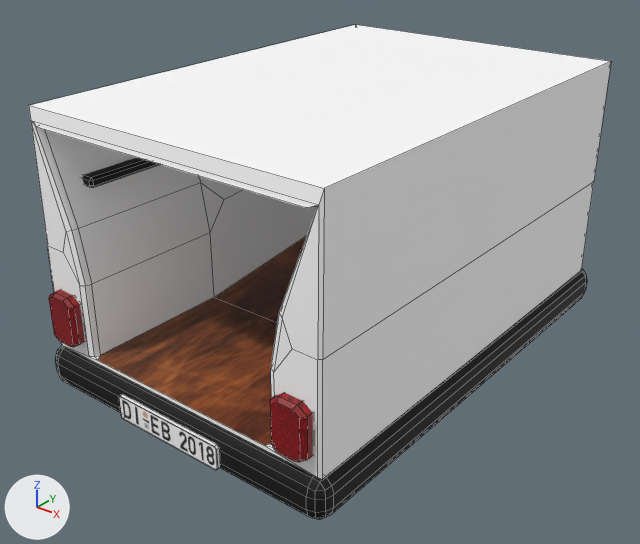
The FBX model Assets/Meshes/transporter.fbx as it was, and as the next commit left it.
One viewpoint serves both versions: a camera (50 mm lens) standing at (0.1398, -0.1439, 0.133) and looking at (-0.001, 0.0321, 0.0238). Lighting does not change. The marker at lower left points along +X, +Y and +Z. Mesh edges are drawn as thin lines. Where no turn or scale is listed for an object, it has been applied to the vertices.

The scene before the commit, as lines of its bpy script (objects in view):
```python
mat_kennzeichentex = principled_material('kennzeichenTex')
mat_kennzeichentex.texture = img_kennzeichen_png  # with its transparency
me_mesh = bpy.data.meshes.new('Mesh')
me_mesh.from_pydata(...)  # 292 vertices, 278 faces; spans x -0.0475..0.0475, y -0.0703..0.0703, z -0.039..0.039
# faces by material slot: [150, 52, 72, 1, 2, 1]
me_mesh.materials.append(mat_schwarz)  # black #000000
me_mesh.materials.append(mat_ruecklicht)  # picture img_rücklicht_jpg
me_mesh.materials.append(mat_autowaende)  # white #ffffff
me_mesh.materials.append(mat_kennzeichentex)  # picture img_kennzeichen_png
me_mesh.materials.append(mat_boden)  # picture img_autoboden_jpg
me_mesh.materials.append(mat_blinn3)  # picture img_festerbild_jpg
ob_pcube3 = bpy.data.objects.new('pCube3', me_mesh)
ob_pcube3.location = (0.0, 0.0413, 0.0374)
```
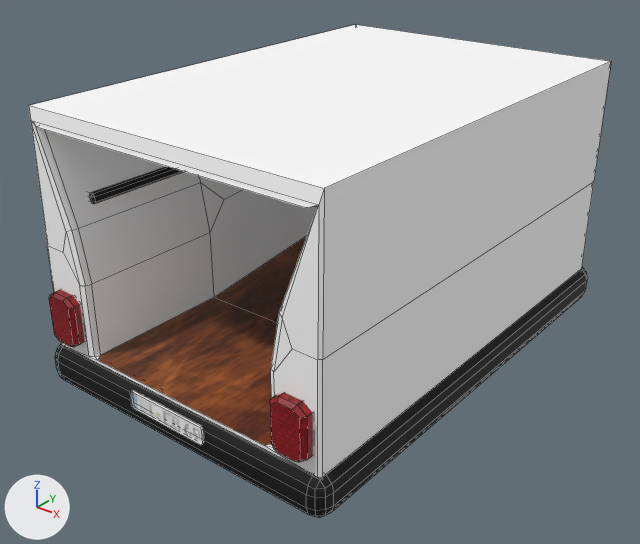
Where the newer file only moved an object's origin or applied its transform, the numbers keep the older frame.

The change, as a list of edits to the scene's bpy script:
```text
Add img_kennzeichenneu_jpg:
    img_kennzeichenneu_jpg = load_image('kennzeichenNeu.JPG', '_unpacked/kennzeichenNeu.JPG', 2359, 598, 'Non-Color')
Change mat_kennzeichentex:
    where n2 = _N.new('ShaderNodeTexImage'); n2.name = 'Image Texture'
    n2.image: img_kennzeichen_png -> img_kennzeichenneu_jpg
    add n3 = _N.new('ShaderNodeTexImage'); n3.name = 'Image Texture.001'
    add n3.image = img_kennzeichenneu_jpg
    where n0 = _N.new('ShaderNodeBsdfPrincipled'); n0.name = 'Principled BSDF'
    remove _L.new(n2.outputs[1], n0.inputs[4])  # 'Alpha' to 'Alpha'
    add _L.new(n3.outputs[0], n0.inputs[4])  # 'Color' to 'Alpha'
Change me_mesh:
    where me_mesh.from_pydata(...)  # 292 vertices, 278 faces; spans x -0.0475..0.0475, y -0.0703..0.0703, z -0.039..0.039
    used by ob_pcube3; location = (0.0, 0.0413, 0.0374)
    me_mesh part 1: the loose piece of 16 vertices spanning x -0.0173..0.0173, y -0.0703..-0.0693, z -0.0366..-0.0297 is scaled about its middle by 0.724, then moved by (0.0, 0.0, 0.0041)
    me_mesh part 2: the loose piece of 24 vertices spanning x -0.0441..-0.0341, y -0.0586..0.0661, z 0.0179..0.0207 is moved by (0.0, 0.0, -0.0043)
    me_mesh part 3: the loose piece of 96 vertices spanning x -0.0475..0.0475, y -0.0693..0.0703, z -0.039..-0.0268 is moved by (0.0, 0.0, 0.0006)
```

Changed parts and their boxes [x1, y1, x2, y2] in the pictures (640 x 544 px; the box of a moved part takes in the faces that stretch with it):
'pCube3', surface changed, reshaped
    before: [29, 25, 611, 519]
    after: [29, 25, 611, 517]
part 1 of me_mesh, moved or reshaped
    before: [118, 394, 220, 470]
    after: [130, 390, 204, 445]
part 2 of me_mesh, moved or reshaped
    before: [82, 158, 161, 188]
    after: [89, 166, 184, 204]
part 3 of me_mesh, moved or reshaped
    before: [55, 269, 587, 519]
    after: [55, 267, 587, 517]
